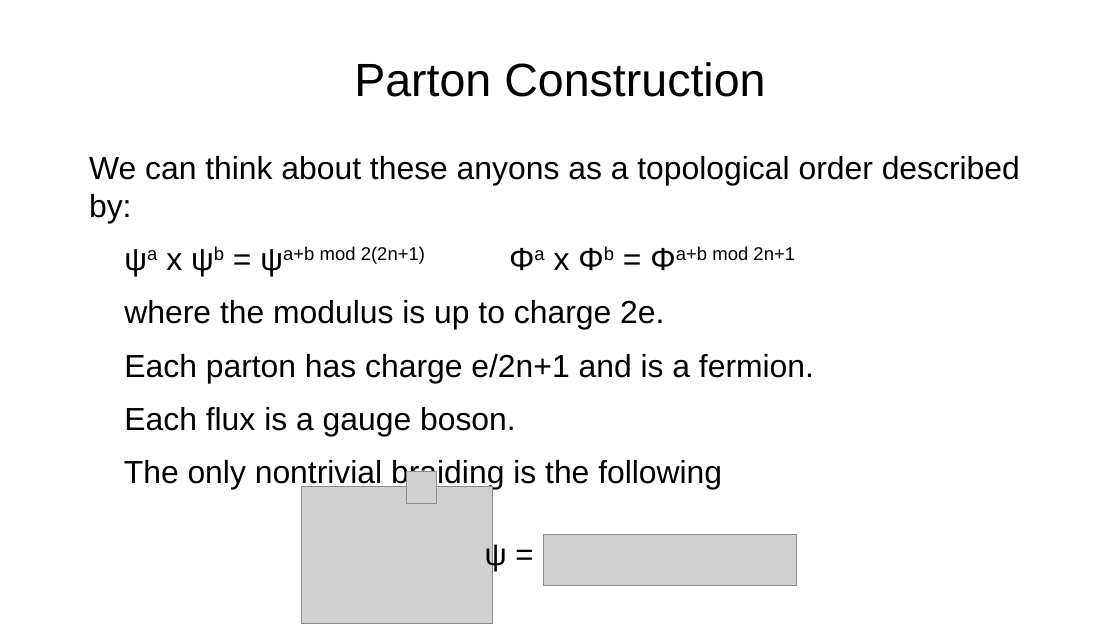
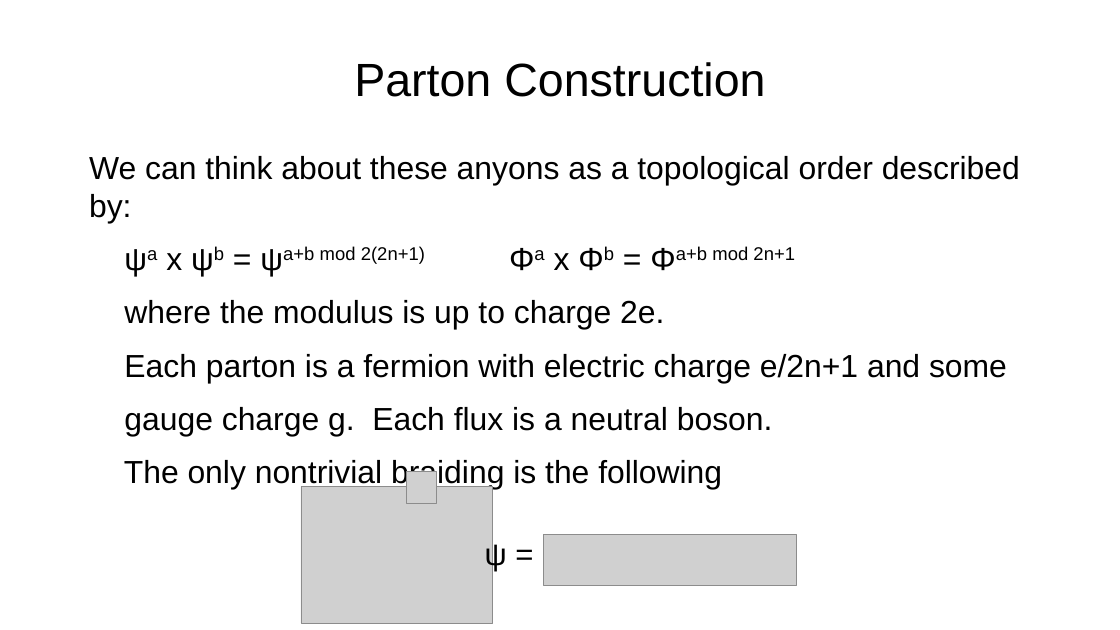
Before and after one commit to asirota12/Thesis, a slide deck: slide 23 of ThesisDefense.odp (slide 19 before the commit). Drawn at 1120x630 pixels with LibreOffice and Linux fonts; fonts in the diff are those of the drawing; grey boxes stand for pictures. Boxes give left, top, right and bottom in pixels: in the first picture for what was removed or moved away, otherwise in the second. Text is boxed around its words. In the diff, an @@ line names an element or a change of style, - is before the commit and + after.

```diff
--- a/ThesisDefense.odp
+++ b/ThesisDefense.odp
@@ text at (x1=124, y1=354, x2=1007, y2=436): text changed @@
-Each parton has charge e/2n+1 and is a fermion.
-Each flux is a gauge boson.
+Each parton is a fermion with electric charge e/2n+1 and some
+gauge charge g. Each flux is a neutral boson.
```
Also in this commit, not shown: 9 other slides changed, 11 slides added, 6 slides removed, 1 other file.
